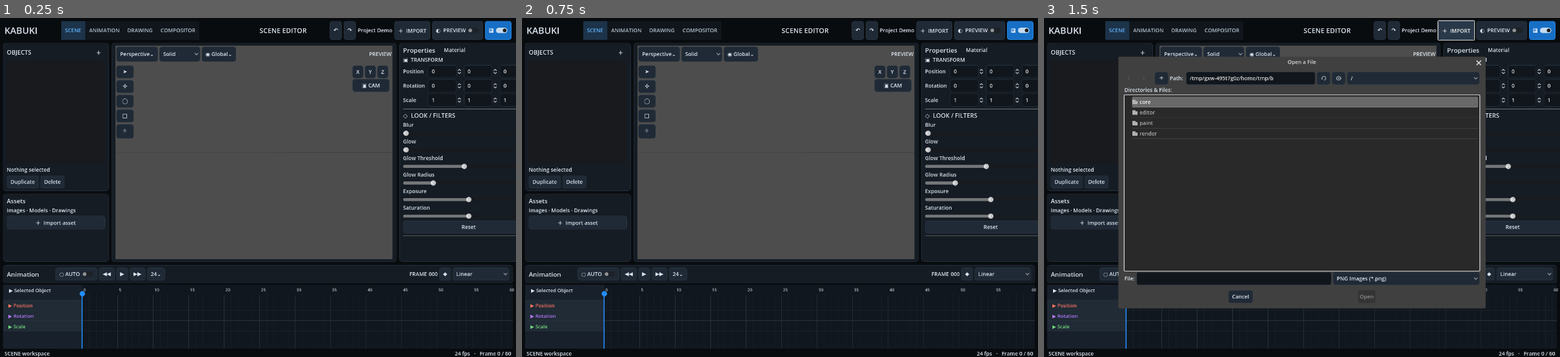
Above: before the commit, frames 1-3 (left to right).
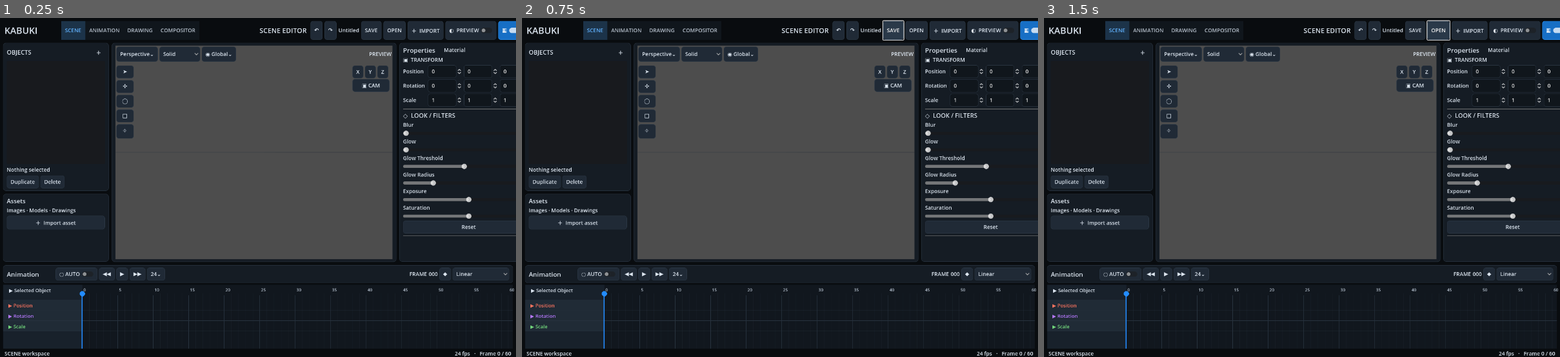
Above: after the commit, the same moments.

Repository: Onnevan/Kabuki
Game: Godot game, scene res://editor/main.tscn
Same seed, same stepped clock (60 frames per second), same inputs: the game is played once before the commit and once after it.
Inputs (mouse positions are in pixels of both pictures, inside the frame that each line leads up to):
- Up to frame 1 (0.25 s): no input
- Up to frame 2 (0.75 s): click (893, 31) at 0.5 s, where only the run after the commit has a clickable "SAVE"
- Up to frame 3 (1.5 s): click (1436, 31) at 1.25 s, where only the run after the commit has a clickable "OPEN"

The runs differ from the first frame. In frame 1, 1.1% of the frame differs, in the area x 60-100%, y 0-7%; in frame 2, 1.2%; in frame 3, 40%, in the area x 14-100%, y 0-86%.

Commit message:
Add project Save and Open controls

Diff:
--- a/editor/main.tscn
+++ b/editor/main.tscn
@@ -56,8 +56,15 @@
 tooltip_text="Redo paint (Ctrl+Shift+Z)"
 
 [node name="ProjectName" type="Label" parent="TopBar"]
-text="Project Demo"
+unique_name_in_owner=true
+text="Untitled"
 vertical_alignment=1
+[node name="SaveProject" type="Button" parent="TopBar"]
+unique_name_in_owner=true
+text="SAVE"
+[node name="LoadProject" type="Button" parent="TopBar"]
+unique_name_in_owner=true
+text="OPEN"
 [node name="Import" type="Button" parent="TopBar"]
 text="＋  IMPORT"
 [node name="PreviewMode" type="CheckButton" parent="TopBar"]
